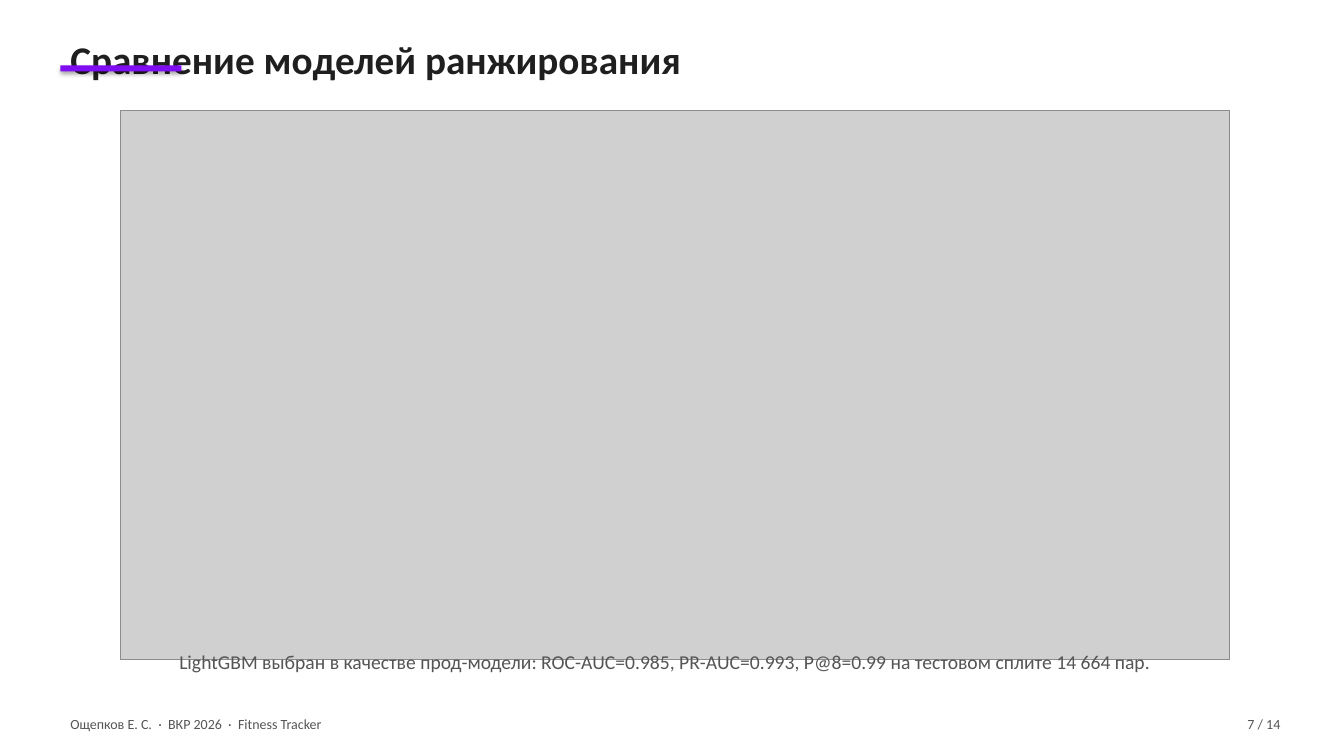
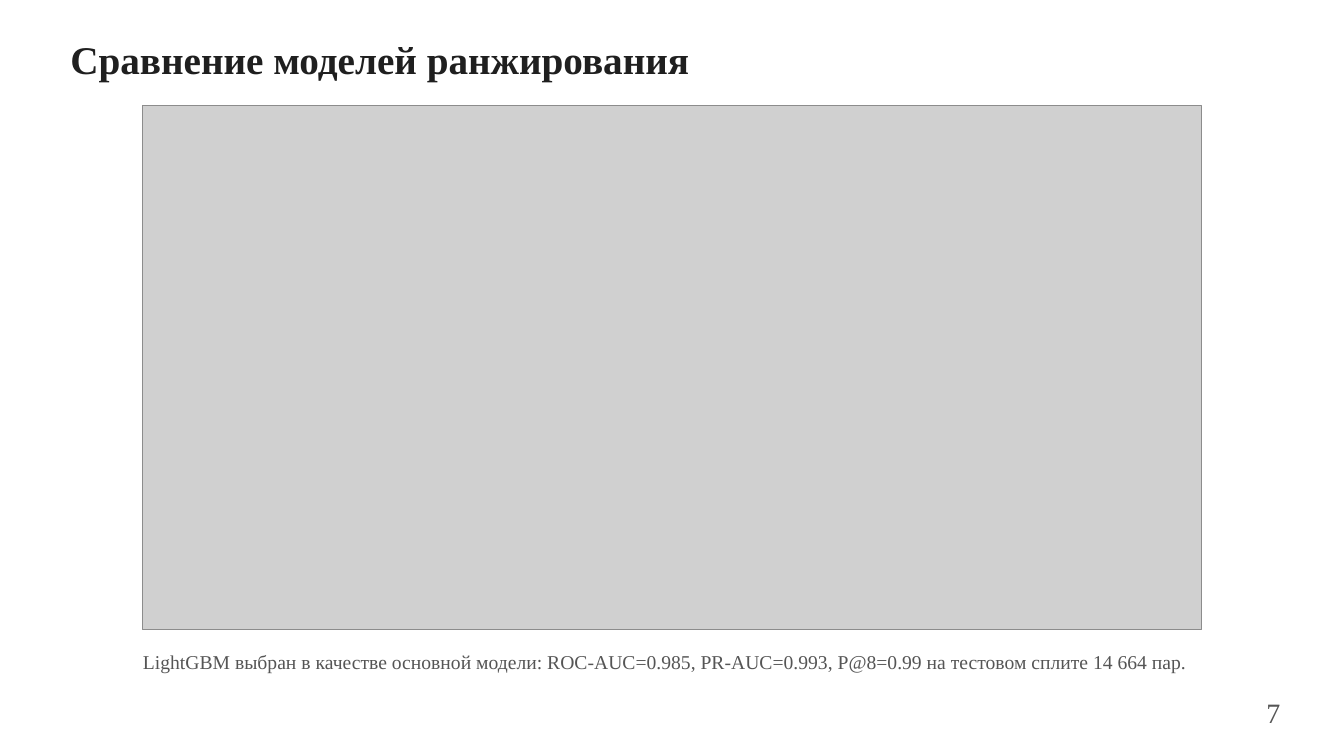
Before and after one commit to geox55/fitness-tracker, a slide deck: slide 7 of docs/thesis/presentation-egor.pptx. Drawn at 1344x756 pixels with LibreOffice and Linux fonts; fonts in the diff are those of the drawing; grey boxes stand for pictures. Boxes give left, top, right and bottom in pixels: in the first picture for what was removed or moved away, otherwise in the second. Text is boxed around its words. In the diff, an @@ line names an element or a change of style, - is before the commit and + after.

```diff
--- a/docs/thesis/presentation-egor.pptx
+++ b/docs/thesis/presentation-egor.pptx
@@ text "Сравнение моделей ранжирования" at (70, 47, 689, 81): font Calibri to Times New Roman @@
@@ rectangle removed at (60, 66, 181, 72) @@
@@ picture: place and size @@
-picture at (121, 111, 1230, 659)
+picture at (142, 106, 1202, 630)
@@ text at (143, 655, 1186, 673): text changed; font Calibri to Times New Roman @@
-LightGBM выбран в качестве прод-модели: ROC-AUC=0.985, PR-AUC=0.993, P@8=0.99 на тестовом сплите 14 664 пар.
+LightGBM выбран в качестве основной модели: ROC-AUC=0.985, PR-AUC=0.993, P@8=0.99 на тестовом сплите 14 664 пар.
@@ text removed at (70, 719, 322, 731) @@
-Ощепков Е. С. · ВКР 2026 · Fitness Tracker
@@ text at (1266, 704, 1280, 723): text changed; size 10 to 20 pt; font Calibri to Times New Roman @@
-7 / 14
+7
```
Also in this commit, not shown: 13 other slides changed, 14 other files.
